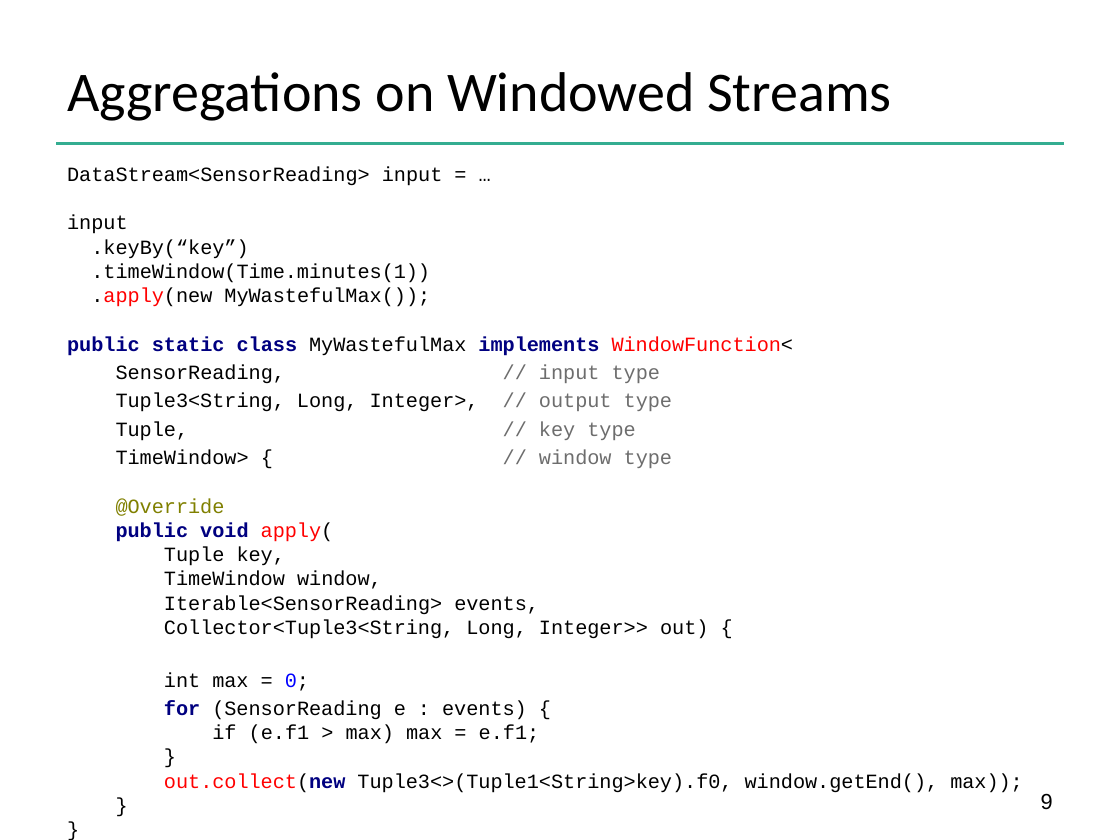
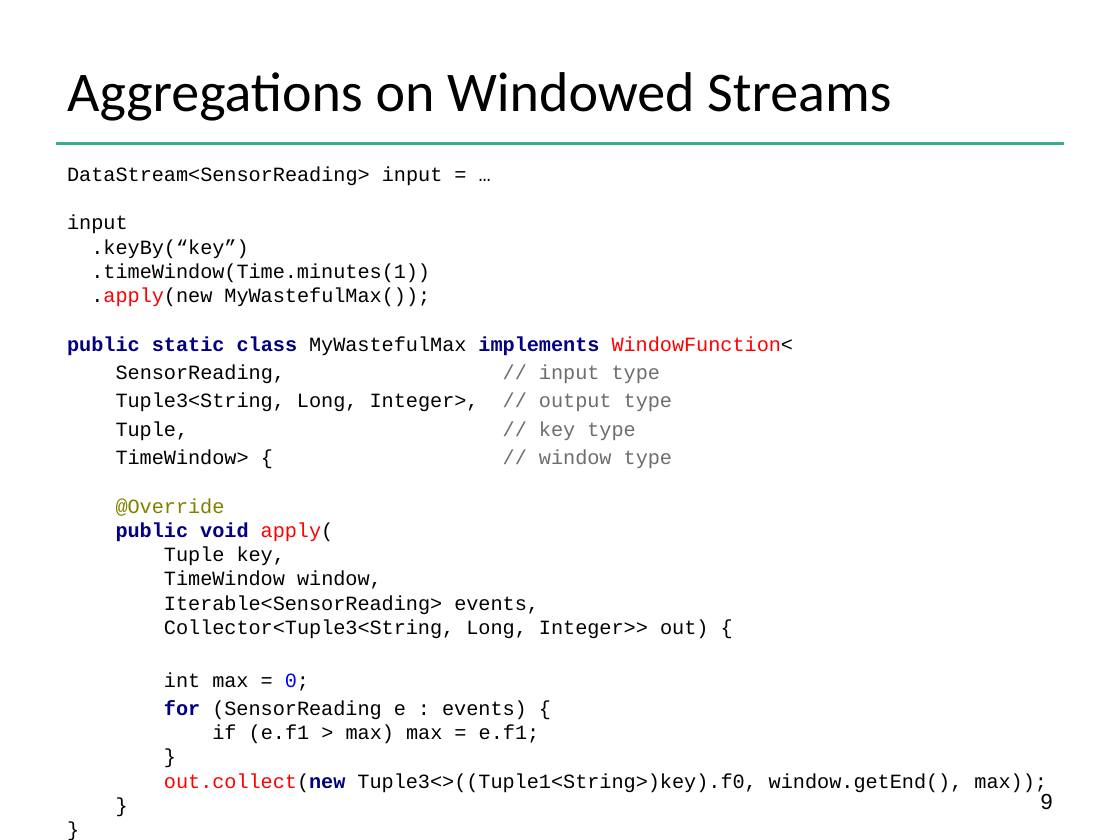
Before and after one commit to dataArtisans/flink-training-web, a slide deck: slide 9 of slides/flink_stream_windows.pptx. Drawn at 1120x840 pixels with LibreOffice and Linux fonts; fonts in the diff are those of the drawing; background and template pictures are left out. Boxes give left, top, right and bottom in pixels: in the first picture for what was removed or moved away, otherwise in the second. Text is boxed around its words. In the diff, an @@ line names an element or a change of style, - is before the commit and + after.

```diff
--- a/slides/flink_stream_windows.pptx
+++ b/slides/flink_stream_windows.pptx
@@ text at <box>164,701,1047,794</box>: text changed @@
-for (SensorReading e : events) {
-if (e.f1 > max) max = e.f1;
-}
-out.collect(new Tuple3<>(Tuple1<String>key).f0, window.getEnd(), max));
-}
-}
+for (SensorReading e : events) {
+if (e.f1 > max) max = e.f1;
+}
+out.collect(new Tuple3<>((Tuple1<String>)key).f0, window.getEnd(), max));
+}
+}
```
Also in this commit, not shown: 4 other slides changed, 3 slides added, 1 slide removed, 8 other files.
